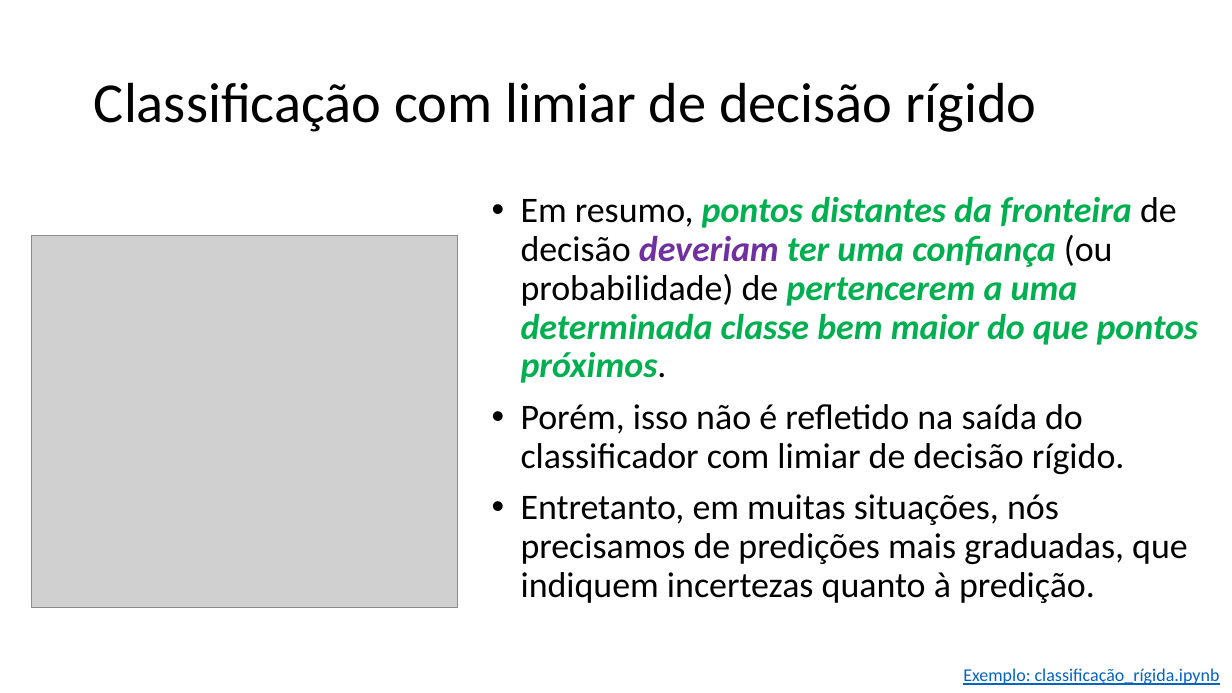
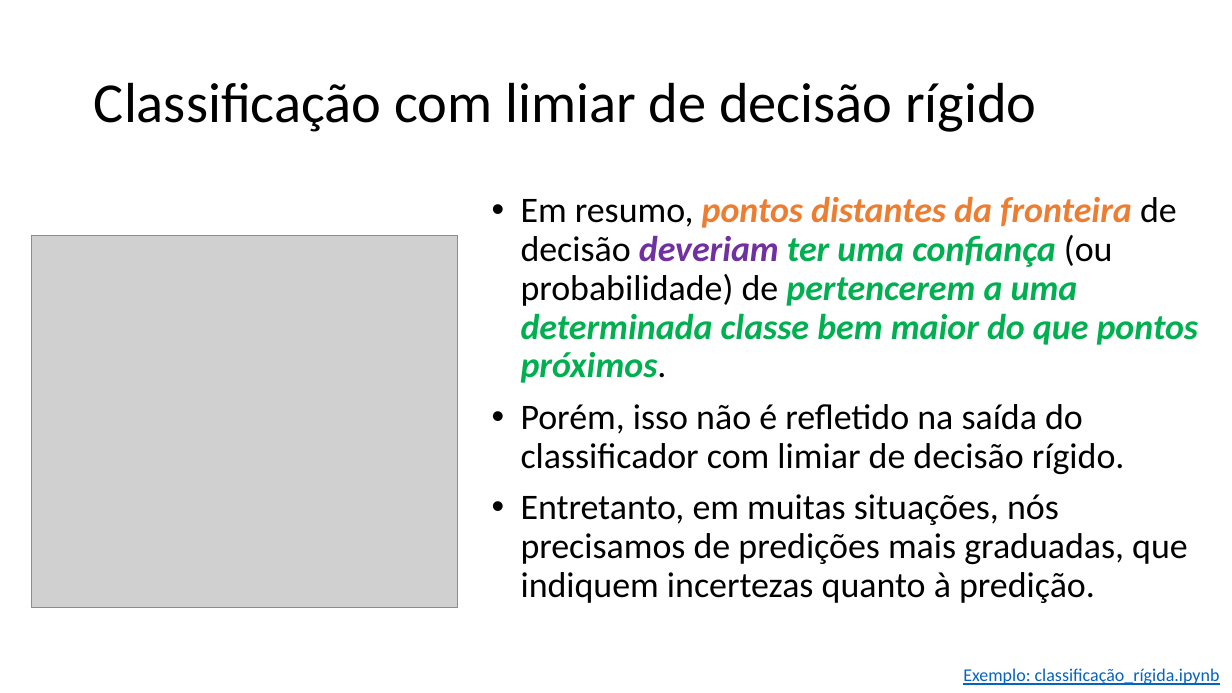
Before and after one commit to zz4fap/t320_aprendizado_de_maquina, a slide deck: slide 25 of slides/T320_Classificação (Parte II).pptx. Drawn at 1232x693 pixels with LibreOffice and Linux fonts; fonts in the diff are those of the drawing; grey boxes stand for pictures. Boxes give left, top, right and bottom in pixels: in the first picture for what was removed or moved away, otherwise in the second. Text is boxed around its words. In the diff, an @@ line names an element or a change of style, - is before the commit and + after.

Commit message:
update of slides

```diff
--- a/slides/T320_Classificação (Parte II).pptx
+++ b/slides/T320_Classificação (Parte II).pptx
@@ text at (x1=521, y1=196, x2=1199, y2=383): text colour #00B050 to #ED7D31 in "pontos distantes da fronteira" @@
```
Also in this commit, not shown: 1 other file.
